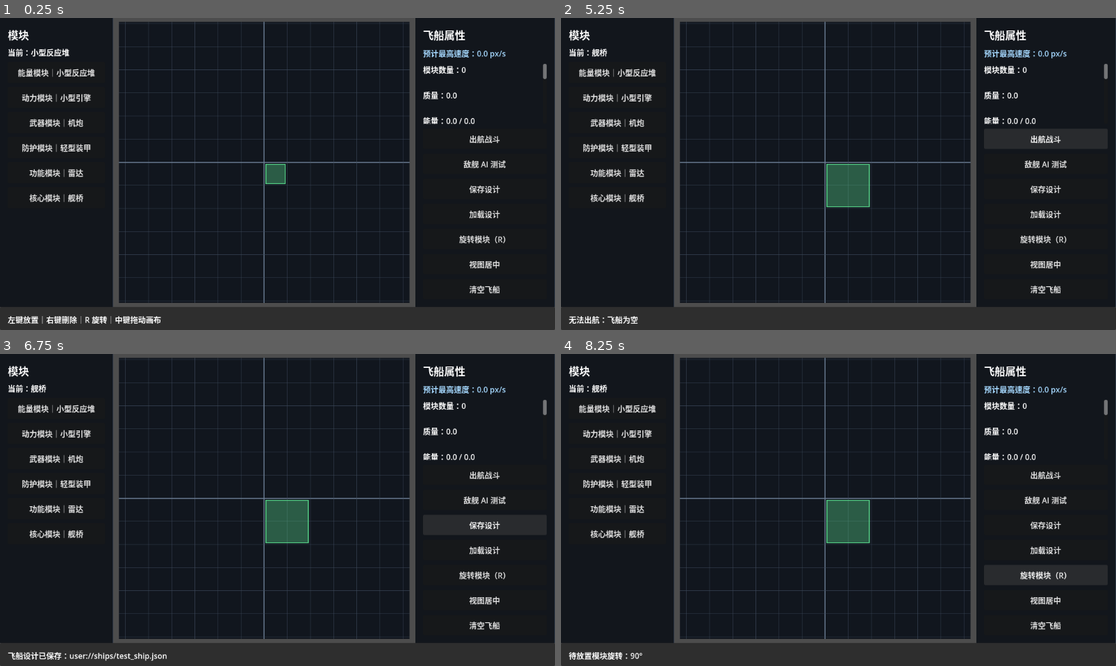
Above: before the commit, frames 1-4 (two rows, left to right).
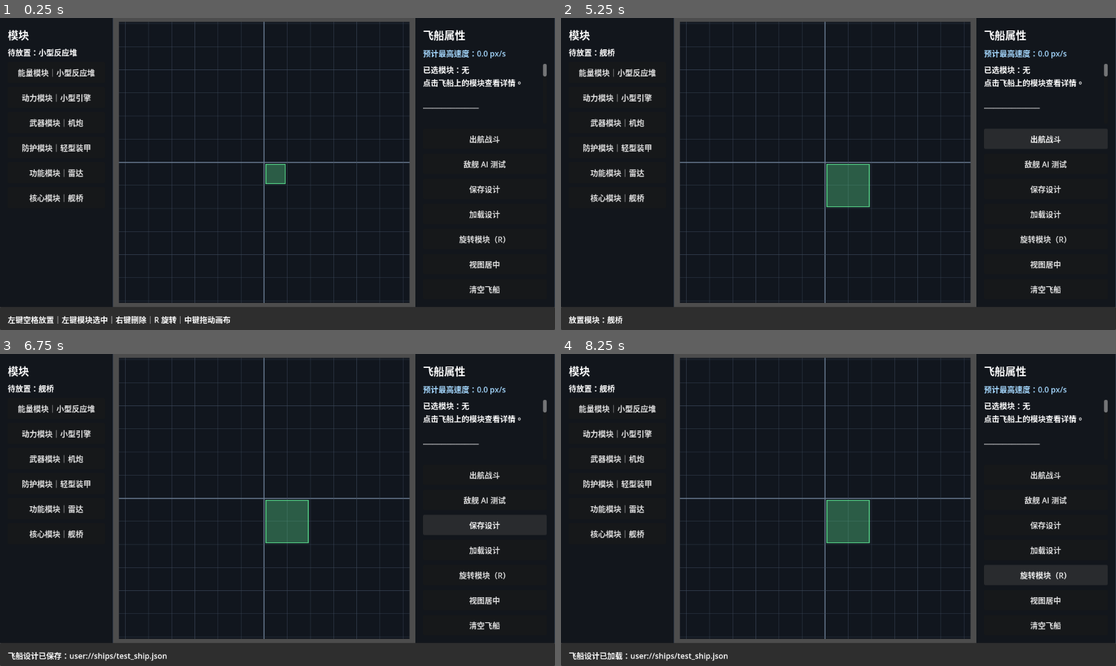
Above: after the commit, the same moments.

Repository: lqc19891229/AdvanceFour
Game: Godot game, scene res://game/ship/editor/ship_editor.tscn
Two runs of this game, one before a commit and one after it. Both use one fixed random seed, a clock stepped at 60 frames per second and the inputs below.
Inputs:
- Up to frame 1 (0.25 s): no input
- Up to frame 2 (5.25 s): click "能量模块｜小型反应堆" at 0.5 s; click "动力模块｜小型引擎" at 1.25 s; click "武器模块｜机炮" at 2 s; click "防护模块｜轻型装甲" at 2.75 s; click "功能模块｜雷达" at 3.5 s; click "核心模块｜舰桥" at 4.25 s; click "出航战斗" at 5 s
- Up to frame 3 (6.75 s): click "敌舰 AI 测试" at 5.75 s; click "保存设计" at 6.5 s
- Up to frame 4 (8.25 s): click "加载设计" at 7.25 s; click "旋转模块（R）" at 8 s

The runs differ from the first frame. In frame 1, 1.5% of the frame differs, in the area x 1-99%, y 9-98%; in frame 2, 1.0%; in frame 3, 0.8%; in frame 4, 1.2%.
Error after the commit: Invalid access to property or key 'pressed' on a base object of type 'null instance'. (res://game/ship/editor/ship_editor.gd:71)

Commit message:
Show complete selected module details

Diff:
--- a/game/ship/editor/ship_editor.gd
+++ b/game/ship/editor/ship_editor.gd
@@ -14,10 +14,11 @@
 	_build_module_buttons()
 	_bind_common_buttons()
 	grid.ship_changed.connect(_refresh_stats)
+	grid.selected_module_changed.connect(_on_selected_module_changed)
 	grid.status_message.connect(_show_status)
 	_refresh_selected_label()
 	_refresh_stats()
-	_show_status("左键放置｜右键删除｜R 旋转｜中键拖动画布")
+	_show_status("左键空格放置｜左键模块选中｜右键删除｜R 旋转｜中键拖动画布")
 	if get_tree().has_meta(&"restore_ship_design"):
 		get_tree().remove_meta(&"restore_ship_design")
 		if FileAccess.file_exists(SAVE_PATH):
@@ -48,7 +49,13 @@
 	elif definition is PropulsionModuleDefinition:
 		lines.append("动力：%.1f" % (definition as PropulsionModuleDefinition).thrust)
 	elif definition is WeaponModuleDefinition:
-		lines.append("火力：%.1f" % (definition as WeaponModuleDefinition).firepower)
+		var weapon := definition as WeaponModuleDefinition
+		lines.append("火力：%.1f" % weapon.firepower)
+		lines.append("射程：%.1f" % weapon.attack_range)
+		lines.append("射击间隔：%.2f 秒" % weapon.fire_interval)
+		lines.append("炮塔转速：%.1f°/秒" % weapon.turn_speed_degrees)
+		lines.append("弹速：%.1f px/s" % weapon.projectile_speed)
+		lines.append("开火角容差：%.1f°" % weapon.fire_angle_tolerance_degrees)
 	elif definition is DefenseModuleDefinition:
 		lines.append("防护：%.1f" % (definition as DefenseModuleDefinition).protection)
 	elif definition is FunctionModuleDefinition:
@@ -61,7 +68,8 @@
 func _bind_common_buttons() -> void:
 	$MainLayout/RightPanel/RightMargin/RightVBox/SaveButton.pressed.connect(_save_ship)
 	$MainLayout/RightPanel/RightMargin/RightVBox/LoadButton.pressed.connect(_load_ship)
-	$MainLayout/RightPanel/RightMargin/RightVBox/RotateButton.pressed.connect(grid.rotate_preview)
+	$MainLayout/RightPanel/RightMargin/RightVBox/MoveButton.pressed.connect(grid.begin_move_selected)
+	$MainLayout/RightPanel/RightMargin/RightVBox/RotateButton.pressed.connect(grid.rotate_selection_or_preview)
 	$MainLayout/RightPanel/RightMargin/RightVBox/CenterButton.pressed.connect(grid.center_view)
 	$MainLayout/RightPanel/RightMargin/RightVBox/ClearButton.pressed.connect(grid.clear_ship)
 	$MainLayout/RightPanel/RightMargin/RightVBox/AITestButton.pressed.connect(_start_ai_test)
@@ -105,9 +113,52 @@
 
 func _refresh_selected_label() -> void:
 	if grid.selected_definition == null:
-		selected_label.text = "当前：未选择"
+		selected_label.text = "待放置：未选择"
 	else:
-		selected_label.text = "当前：%s" % grid.selected_definition.display_name
+		selected_label.text = "待放置：%s" % grid.selected_definition.display_name
+
+func _on_selected_module_changed(_module: ShipModuleInstance) -> void:
+	_refresh_stats()
+
+func _build_installed_module_details(module: ShipModuleInstance) -> String:
+	if module == null:
+		return "已选模块：无\n点击飞船上的模块查看详情。"
+
+	var definition := module.definition
+	var lines: Array[String] = []
+	lines.append("已选模块：%s" % definition.display_name)
+	lines.append("类型：%s" % definition.get_type_name())
+	lines.append("位置：(%d, %d)" % [module.grid_position.x, module.grid_position.y])
+	lines.append("旋转：%d°" % (module.rotation_quarters * 90))
+	lines.append("尺寸：%d×%d" % [module.get_rotated_size().x, module.get_rotated_size().y])
+	lines.append("质量：%.1f" % definition.mass)
+	lines.append("耗能：%.1f" % definition.energy_cost)
+	lines.append("HP：%.1f" % definition.hp)
+
+	if definition is EnergyModuleDefinition:
+		lines.append("供能：%.1f" % (definition as EnergyModuleDefinition).energy_output)
+	elif definition is PropulsionModuleDefinition:
+		lines.append("动力：%.1f" % (definition as PropulsionModuleDefinition).thrust)
+	elif definition is WeaponModuleDefinition:
+		var weapon := definition as WeaponModuleDefinition
+		lines.append("火力：%.1f" % weapon.firepower)
+		lines.append("射程：%.1f" % weapon.attack_range)
+		lines.append("射击间隔：%.2f 秒" % weapon.fire_interval)
+		lines.append("理论射速：%.2f 发/秒" % (1.0 / weapon.fire_interval))
+		lines.append("理论 DPS：%.2f" % (weapon.firepower / weapon.fire_interval))
+		lines.append("炮塔转速：%.1f°/秒" % weapon.turn_speed_degrees)
+		lines.append("弹速：%.1f px/s" % weapon.projectile_speed)
+		lines.append("开火角容差：%.1f°" % weapon.fire_angle_tolerance_degrees)
+	elif definition is DefenseModuleDefinition:
+		lines.append("防护：%.1f%%" % (definition as DefenseModuleDefinition).protection)
+	elif definition is FunctionModuleDefinition:
+		lines.append("功能：暂无额外参数")
+	elif definition is CoreModuleDefinition:
+		lines.append("核心规则：被击毁时整船沉没")
+
+	lines.append("")
+	lines.append("操作：移动已选模块 / R 旋转 / 右键删除")
+	return "\n".join(lines)
 
 func _refresh_stats() -> void:
 	var s := grid.ship
@@ -122,7 +173,14 @@
 	speed_label.text = "预计最高速度：%s" % speed_text
 	speed_label.tooltip_text = "完整耐久、供能充足、持续直线全速推进时的稳定航速。\n战损、转向和倒车会影响实际速度。"
 
-	stats_label.text = """模块数量：%d
+	var selected_details := _build_installed_module_details(grid.selected_module)
+	stats_label.text = """%s
+
+────────────
+
+飞船汇总
+
+模块数量：%d
 
 质量：%.1f
 
@@ -145,6 +203,7 @@
 能量规则：
 编辑时允许临时超额耗能；
 出航时总耗能必须 ≤ 总供能。""" % [
+		selected_details,
 		s.modules.size(),
 		s.get_mass(),
 		s.get_energy_cost(),
